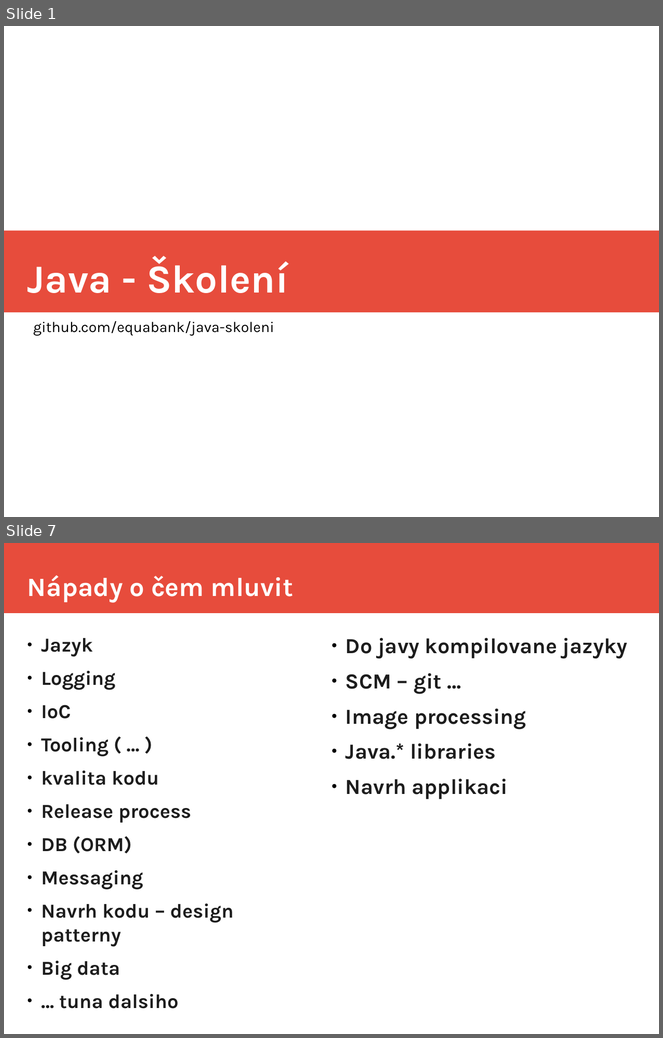
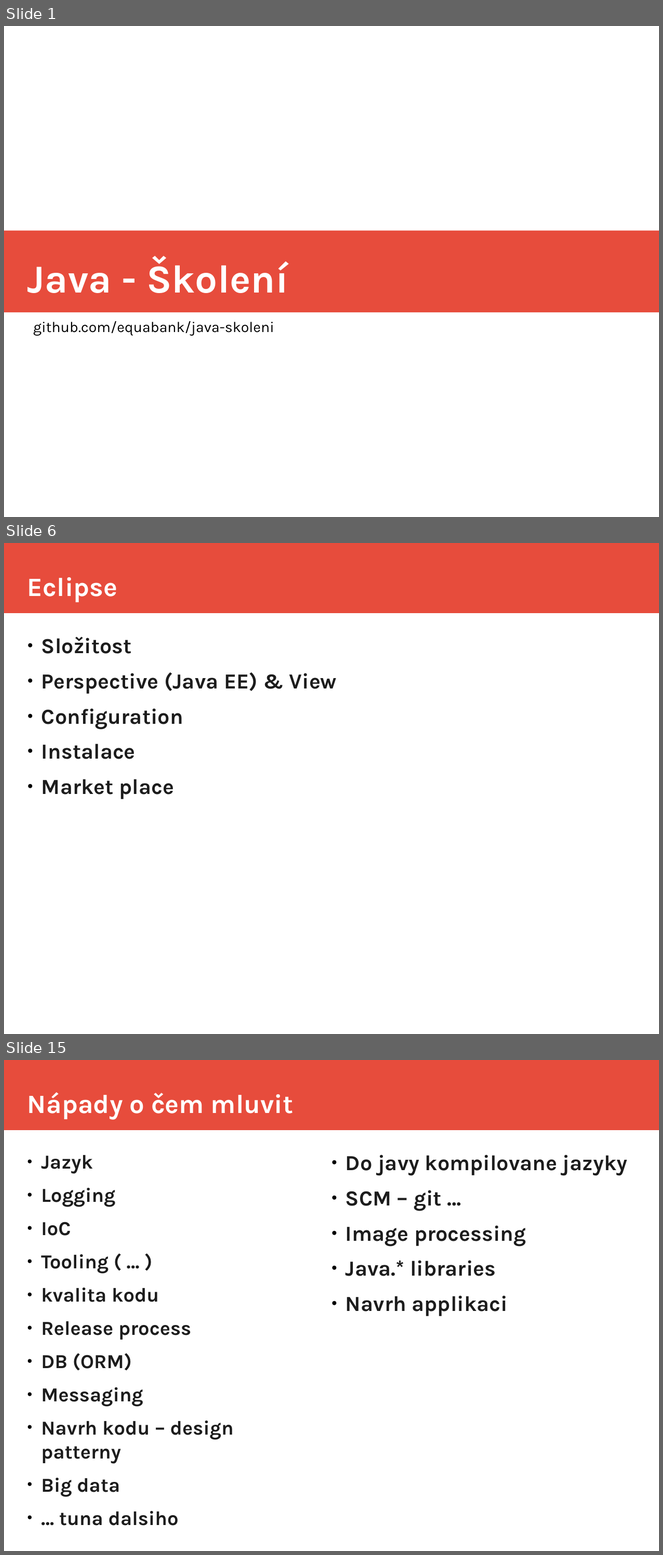
Before and after one commit to equabank/java-skoleni, a slide deck: v2/doc/prez.odp. Shown one above the other, each under a label of ours: slides 1 and 7 before the commit, slides 1, 6 and 15 after it; the slides between them are not shown. The pictures are 663x1038 and 663x1555 pixels, drawn with LibreOffice and Linux fonts; fonts in the diff are those of the drawing. Boxes give left, top, right and bottom in pixels: in the first picture for what was removed or moved away, otherwise in the second. Text is boxed around its words. In the diff, an @@ line names an element or a change of style, - is before the commit and + after.

```diff
--- a/v2/doc/prez.odp
+++ b/v2/doc/prez.odp
@@ slide 6 added at <box>4,543,659,1034</box>, background #FFFFFF; not listed: 1 template element that a slide beside it also shows @@
@@ title added at <box>27,577,118,602</box>, 32 pt, text #FFFFFF, bold @@
+Eclipse
@@ text added at <box>41,637,337,799</box>, 26 pt, text #1C1C1C, bold @@
+● Složitost
+● Perspective (Java EE) & View
+● Configuration
+● Instalace
+● Market place
@@ what was slide 7 is now slide 15 @@
```
Also in this commit, not shown: 4 slides changed, 9 other slides added, 2 slides removed, 1 other file.
